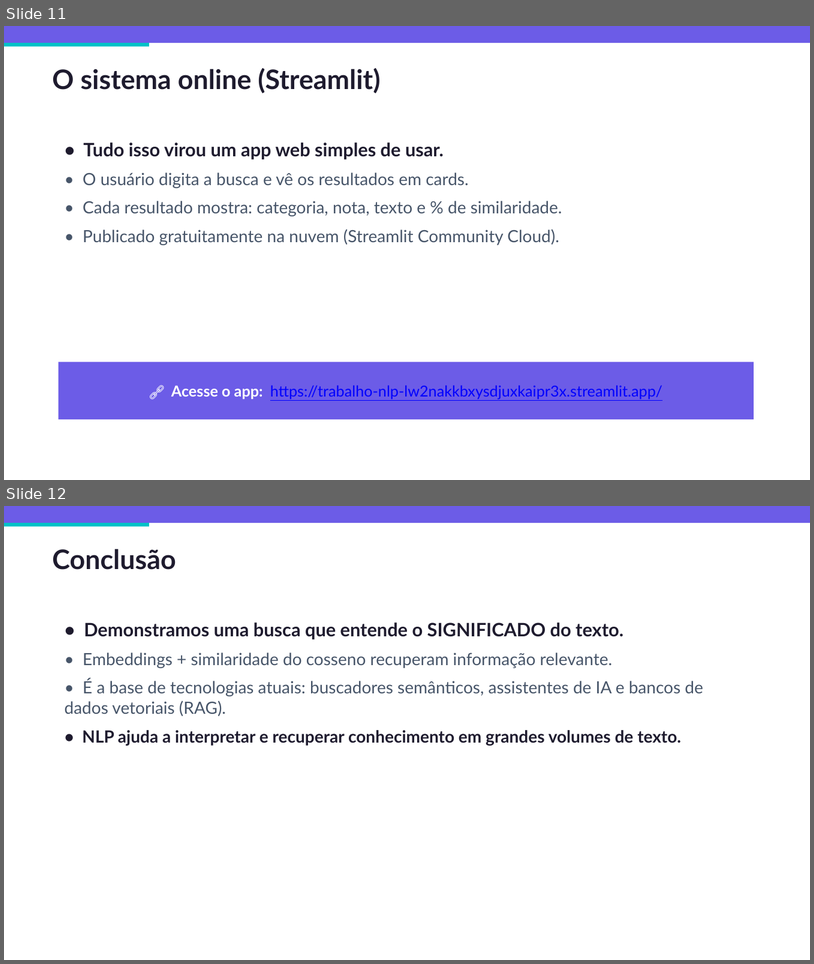
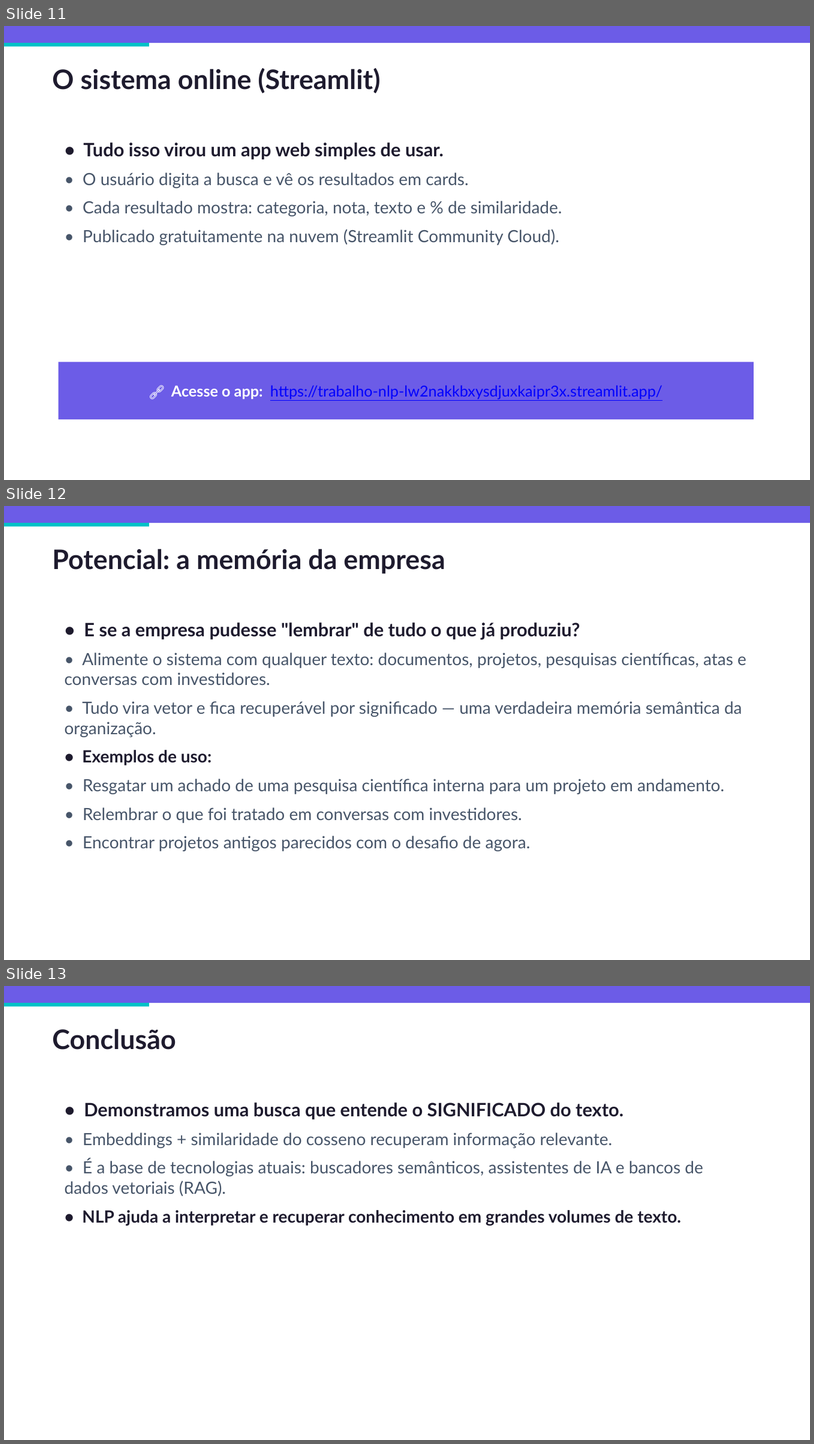
Before and after one commit to CesarFonseca13/Trabalho-NLP, a slide deck: Apresentacao_NLP.pptx. Shown one above the other, each under a label of ours: slides 11 and 12 before the commit, slides 11, 12 and 13 after it. The pictures are 814x964 and 814x1444 pixels, drawn with LibreOffice and Linux fonts; fonts in the diff are those of the drawing. Boxes give left, top, right and bottom in pixels: in the first picture for what was removed or moved away, otherwise in the second. Text is boxed around its words. In the diff, an @@ line names an element or a change of style, - is before the commit and + after.

Commit message:
Adiciona slide de potencial de aplicacao (memoria semantica da empresa)

```diff
--- a/Apresentacao_NLP.pptx
+++ b/Apresentacao_NLP.pptx
@@ slide 12 added at (x1=4, y1=506, x2=810, y2=960), background #FFFFFF @@
@@ rectangle added at (x1=4, y1=506, x2=810, y2=523), fill #6C5CE7 @@
@@ rectangle added at (x1=4, y1=523, x2=149, y2=526), fill #00C2C7 @@
@@ text added at (x1=52, y1=549, x2=445, y2=574), 32 pt, text #1E1B2E, bold @@
+Potencial: a memória da empresa
@@ text added at (x1=65, y1=622, x2=747, y2=851), 20 pt, text #475569 @@
+• E se a empresa pudesse "lembrar" de tudo o que já produziu?
+• Alimente o sistema com qualquer texto: documentos, projetos, pesquisas científicas, atas e conversas com investidores.
+• Tudo vira vetor e fica recuperável por significado — uma verdadeira memória semântica da organização.
+• Exemplos de uso:
+• Resgatar um achado de uma pesquisa científica interna para um projeto em andamento.
+• Relembrar o que foi tratado em conversas com investidores.
+• Encontrar projetos antigos parecidos com o desafio de agora.
@@ what was slide 12 is now slide 13 @@
```
Also in this commit, not shown: 1 other file.
